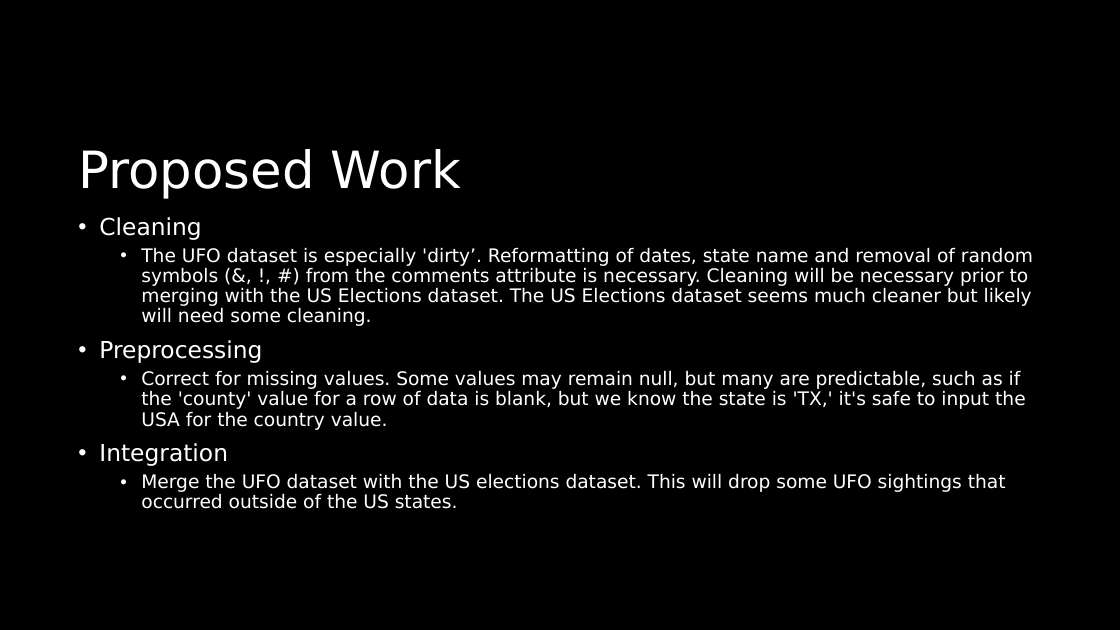
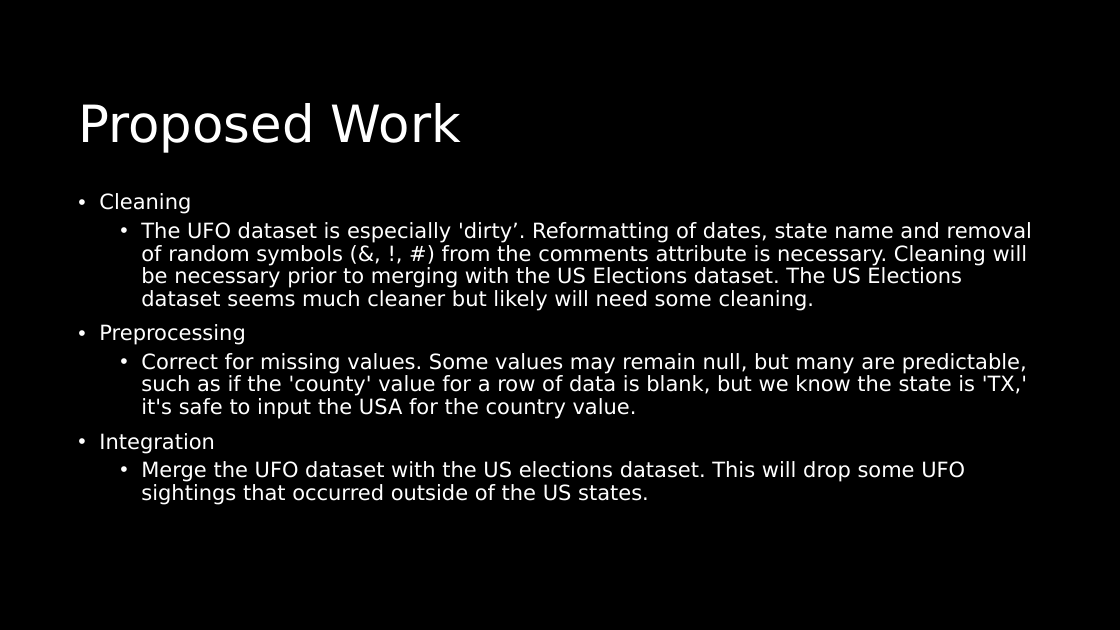
Before and after one commit to KWolley/CSPB4502_DreamTeam, a slide deck: slide 6 of UFO_presidentalElections.pptx. Drawn at 1120x630 pixels with LibreOffice and Linux fonts; fonts in the diff are those of the drawing. Boxes give left, top, right and bottom in pixels: in the first picture for what was removed or moved away, otherwise in the second. Text is boxed around its words. In the diff, an @@ line names an element or a change of style, - is before the commit and + after.

```diff
--- a/UFO_presidentalElections.pptx
+++ b/UFO_presidentalElections.pptx
@@ title "Proposed Work": place and size @@
-title "Proposed Work" at bbox=[78, 149, 461, 199]
+title "Proposed Work" at bbox=[78, 103, 461, 153]
@@ text "Cleaning": place and size @@
-text "Cleaning" at bbox=[99, 217, 1033, 509]
+text "Cleaning" at bbox=[99, 193, 1032, 505]
@@ text "Cleaning" at bbox=[99, 193, 1032, 505]: size 20 to 18 pt in "Cleaning", "Preprocessing", "Integration"; size 16 to 18 pt @@
```
Also in this commit, not shown: 6 other slides changed.
